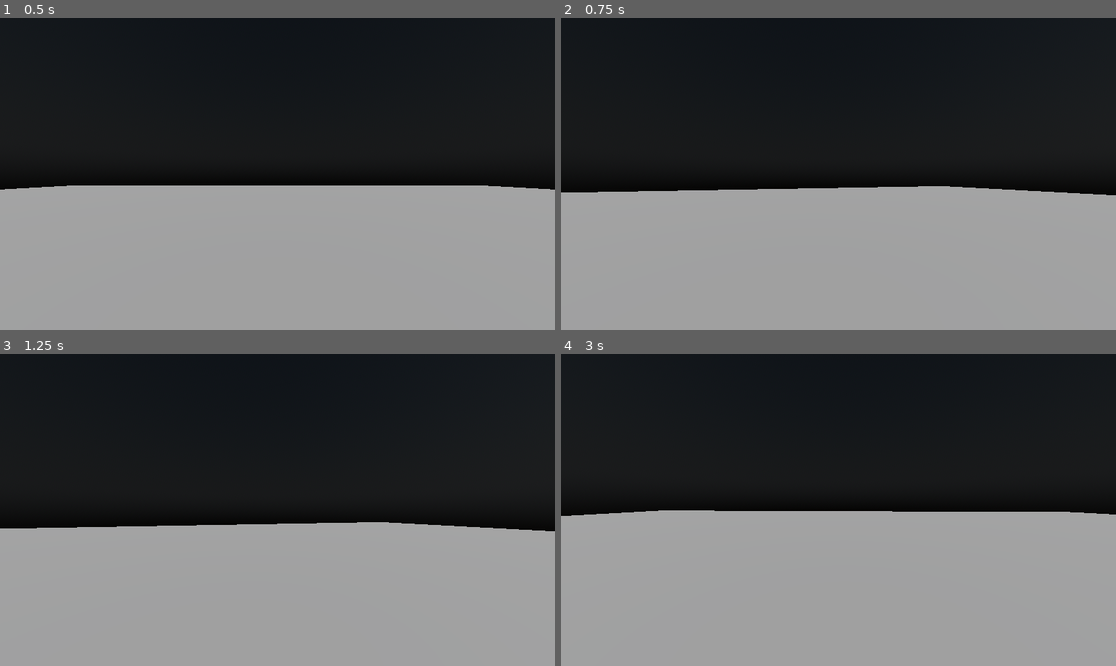
Above: before the commit, frames 1-4 (two rows, left to right).
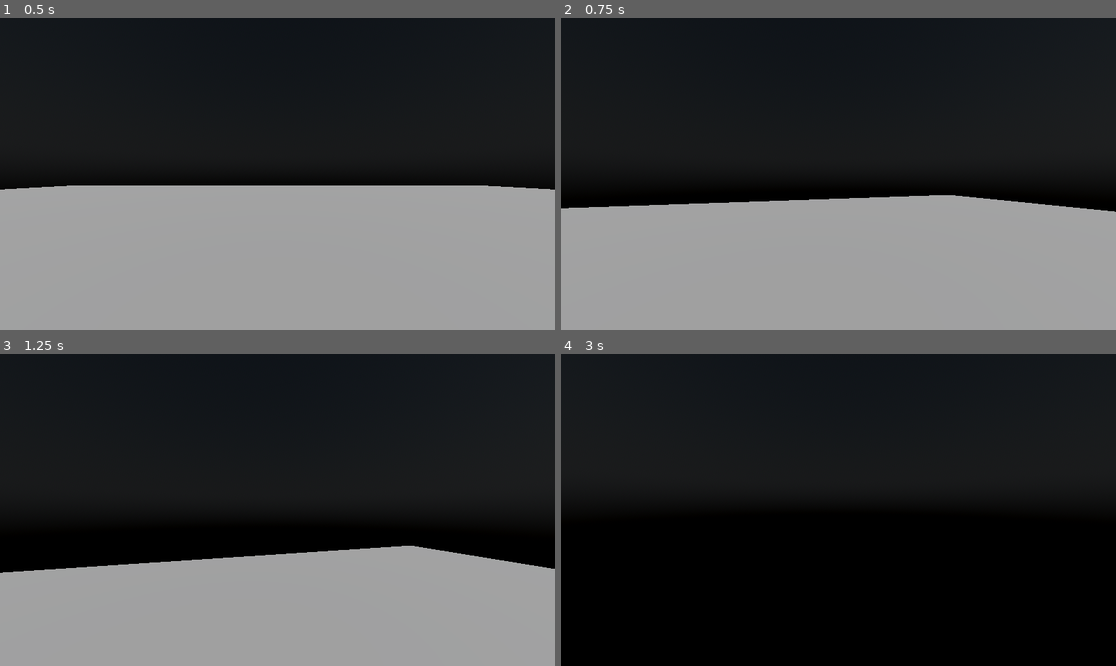
Above: after the commit, the same moments.

Repository: Sialek/godot-mage
Game: Godot game, scene res://level/demo/demo_level.tscn
Same seed, same stepped clock (60 frames per second), same inputs: the game is played once before the commit and once after it. Before the commit the project has no main scene; this scene is started directly in both runs.
Inputs (mouse positions are in pixels of both pictures, inside the frame that each line leads up to):
- Up to frame 1 (0.5 s): no input
- Up to frame 2 (0.75 s): tap Enter at 0.5 s; move the mouse to (866, 174) at 0.52 s; hold W (move_forward, bound only after the commit) from 0.53 s (still down); tap Space (jump, bound only after the commit) at 0.6 s
- Up to frame 3 (1.25 s): keep holding W (move_forward, bound only after the commit); tap Space (jump, bound only after the commit) at 0.77, 1.07 s
- Up to frame 4 (3 s): keep holding W (move_forward, bound only after the commit); move the mouse to (810, 510) at 1.27 s; tap Space (jump, bound only after the commit) at 1.35, 1.52, 1.82, 2.1, 2.85 s; move the mouse to (849, 503) at 2.02 s; move the mouse to (832, 516) at 2.77 s

Frame 1 is identical in both runs. In frame 2, 3.9% of the frame differs, in the area x 0-100%, y 53-63%; in frame 3, 11%; in frame 4, 49%, in the area x 0-100%, y 50-100%.

Commit message:
Update project settings for input map basics

Diff:
--- a/project.godot
+++ b/project.godot
@@ -11,8 +11,47 @@
 [application]
 
 config/name="godot-mage"
+run/main_scene="uid://bxct4qd7dr8d4"
 config/features=PackedStringArray("4.6", "Forward Plus")
 config/icon="res://icon.svg"
+
+[input]
+
+move_forward={
+"deadzone": 0.2,
+"events": [Object(InputEventKey,"resource_local_to_scene":false,"resource_name":"","device":-1,"window_id":0,"alt_pressed":false,"shift_pressed":false,"ctrl_pressed":false,"meta_pressed":false,"pressed":false,"keycode":0,"physical_keycode":87,"key_label":0,"unicode":119,"location":0,"echo":false,"script":null)
+]
+}
+move_backward={
+"deadzone": 0.2,
+"events": [Object(InputEventKey,"resource_local_to_scene":false,"resource_name":"","device":-1,"window_id":0,"alt_pressed":false,"shift_pressed":false,"ctrl_pressed":false,"meta_pressed":false,"pressed":false,"keycode":0,"physical_keycode":83,"key_label":0,"unicode":115,"location":0,"echo":false,"script":null)
+]
+}
+move_left={
+"deadzone": 0.2,
+"events": [Object(InputEventKey,"resource_local_to_scene":false,"resource_name":"","device":-1,"window_id":0,"alt_pressed":false,"shift_pressed":false,"ctrl_pressed":false,"meta_pressed":false,"pressed":false,"keycode":0,"physical_keycode":65,"key_label":0,"unicode":97,"location":0,"echo":false,"script":null)
+]
+}
+move_right={
+"deadzone": 0.2,
+"events": [Object(InputEventKey,"resource_local_to_scene":false,"resource_name":"","device":-1,"window_id":0,"alt_pressed":false,"shift_pressed":false,"ctrl_pressed":false,"meta_pressed":false,"pressed":false,"keycode":0,"physical_keycode":68,"key_label":0,"unicode":100,"location":0,"echo":false,"script":null)
+]
+}
+jump={
+"deadzone": 0.2,
+"events": [Object(InputEventKey,"resource_local_to_scene":false,"resource_name":"","device":-1,"window_id":0,"alt_pressed":false,"shift_pressed":false,"ctrl_pressed":false,"meta_pressed":false,"pressed":false,"keycode":0,"physical_keycode":32,"key_label":0,"unicode":32,"location":0,"echo":false,"script":null)
+]
+}
+sprint={
+"deadzone": 0.2,
+"events": [Object(InputEventKey,"resource_local_to_scene":false,"resource_name":"","device":-1,"window_id":0,"alt_pressed":false,"shift_pressed":false,"ctrl_pressed":false,"meta_pressed":false,"pressed":false,"keycode":0,"physical_keycode":4194325,"key_label":0,"unicode":0,"location":0,"echo":false,"script":null)
+]
+}
+quit={
+"deadzone": 0.2,
+"events": [Object(InputEventKey,"resource_local_to_scene":false,"resource_name":"","device":-1,"window_id":0,"alt_pressed":false,"shift_pressed":false,"ctrl_pressed":false,"meta_pressed":false,"pressed":false,"keycode":0,"physical_keycode":4194305,"key_label":0,"unicode":0,"location":0,"echo":false,"script":null)
+]
+}
 
 [physics]
 
@@ -21,4 +60,3 @@
 [rendering]
 
 rendering_device/driver.windows="d3d12"
-renderer/rendering_method="forward_plus"
